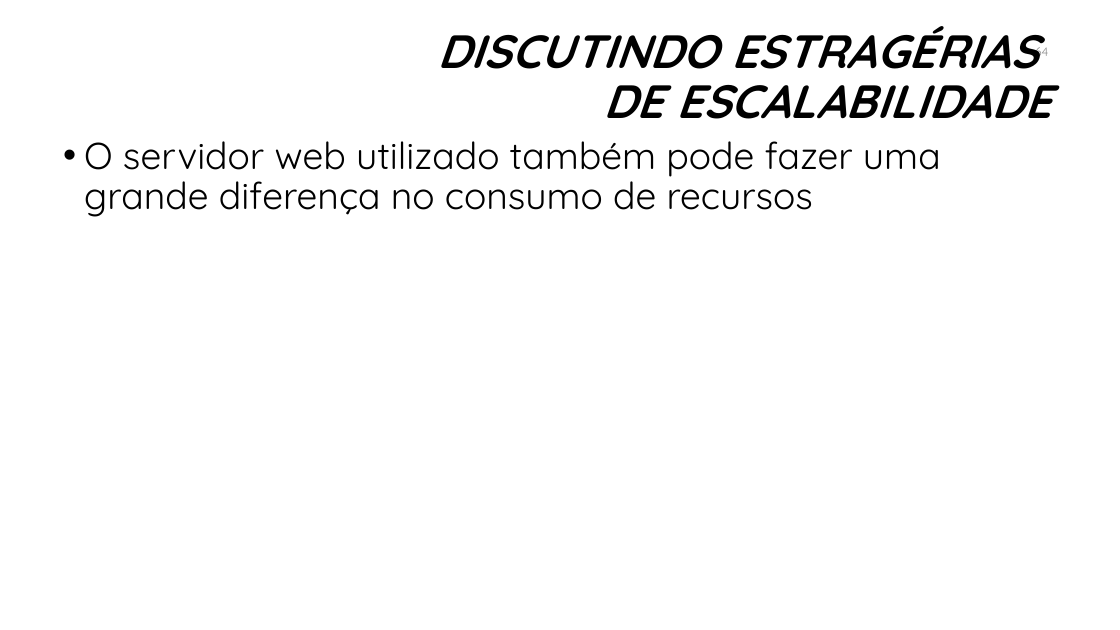
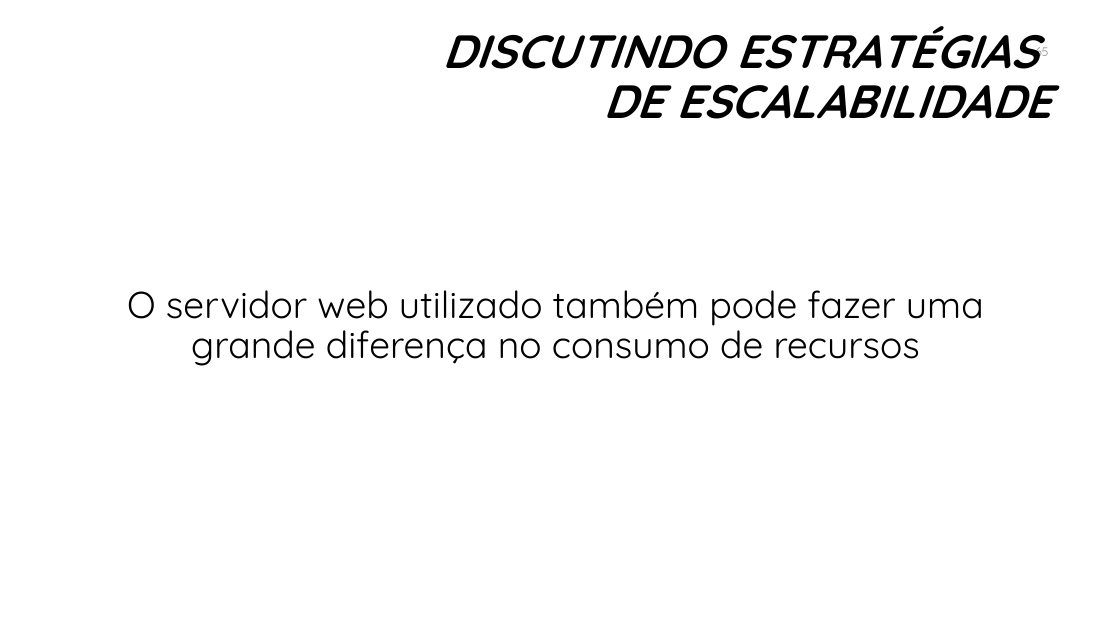
Before and after one commit to manoelcampos/sistemas-distribuidos, a slide deck: slide 65 of introducao-sd.pptx (slide 64 before the commit). Drawn at 1120x630 pixels with LibreOffice and Linux fonts; fonts in the diff are those of the drawing; background and template pictures are left out. Boxes give left, top, right and bottom in pixels: in the first picture for what was removed or moved away, otherwise in the second. Text is boxed around its words. In the diff, an @@ line names an element or a change of style, - is before the commit and + after.

```diff
--- a/introducao-sd.pptx
+++ b/introducao-sd.pptx
@@ text at box(442, 26, 1051, 119): text changed @@
-DISCUTINDO ESTRAGÉRIAS
-DE ESCALABILIDADE
+DISCUTINDO ESTRATÉGIAS
+DE ESCALABILIDADE
@@ page number at box(1035, 43, 1048, 60): text changed @@
-64
+65
@@ text "O servidor web utilizado também ...": place and size @@
-text "O servidor web utilizado também ..." at box(84, 141, 941, 217)
+text "O servidor web utilizado também ..." at box(127, 290, 984, 366)
@@ text "O servidor web utilizado também ..." at box(127, 290, 984, 366): alignment left to centre; bullet • to none @@
```
Also in this commit, not shown: 8 other slides changed, 5 slides added, 1 slide removed, 3 other files.
